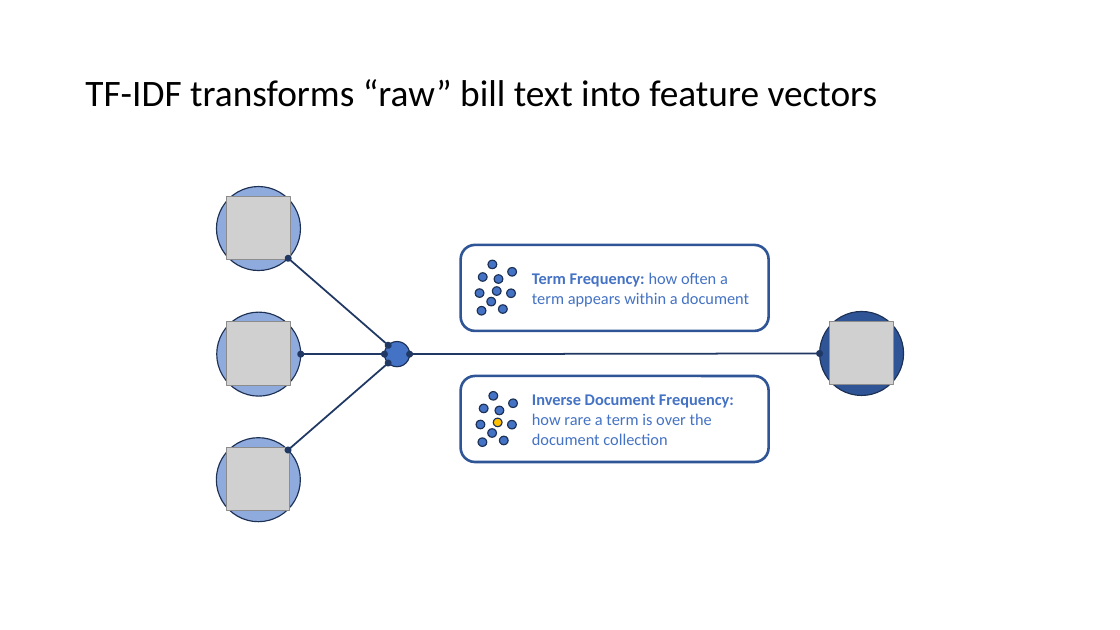
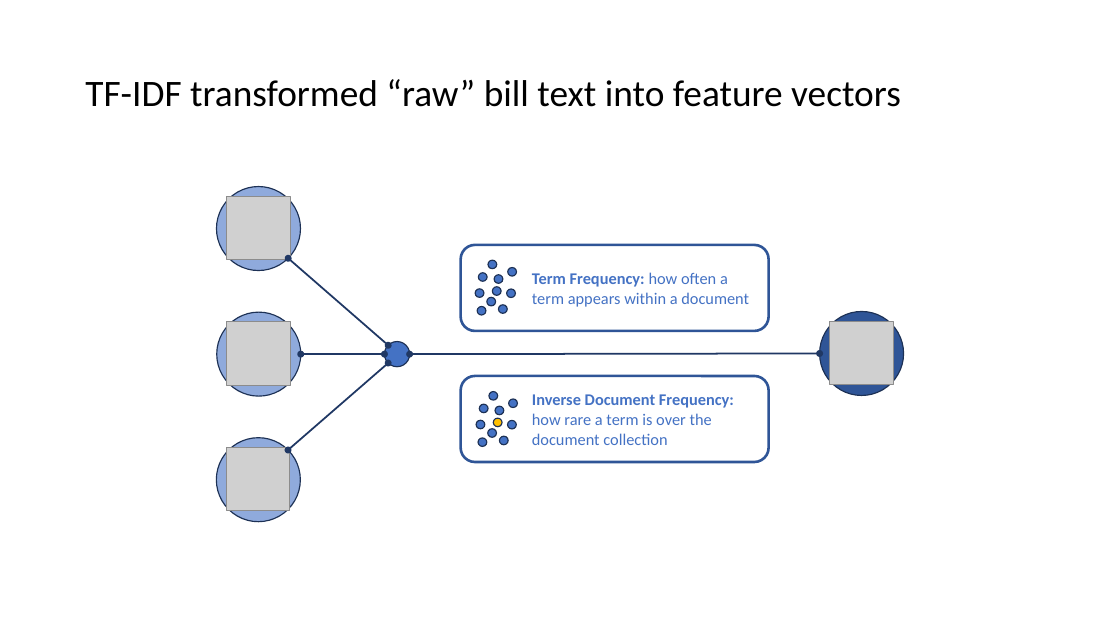
Before and after one commit to jbugli-NJ/FinalProject-Group3, a slide deck: slide 6 of Final-Group-Presentation/Final-Group-Presentation.pptx. Drawn at 1120x630 pixels with LibreOffice and Linux fonts; fonts in the diff are those of the drawing; grey boxes stand for pictures. Boxes give left, top, right and bottom in pixels: in the first picture for what was removed or moved away, otherwise in the second. Text is boxed around its words. In the diff, an @@ line names an element or a change of style, - is before the commit and + after.

```diff
--- a/Final-Group-Presentation/Final-Group-Presentation.pptx
+++ b/Final-Group-Presentation/Final-Group-Presentation.pptx
@@ title at box(85, 79, 901, 107): text changed @@
-TF-IDF transforms “raw” bill text into feature vectors
+TF-IDF transformed “raw” bill text into feature vectors
```
Also in this commit, not shown: 1 slide added.
